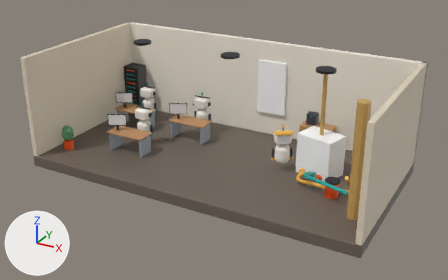
Renders of the glTF model src/assets/levels/agents.glb from each side of a commit.
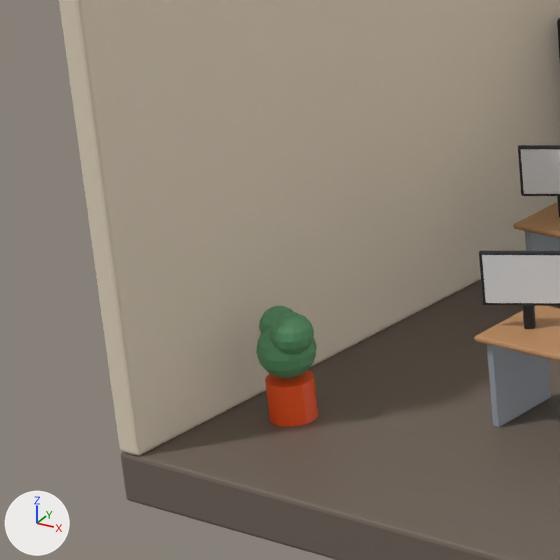
Old and new are each drawn whole from a 50 mm camera at (9.6, -17.28, 9.38) aimed at (0.23, -0.25, 0.87) and again close up on the part from 2% to 28% of the width and 22% to 64% of the height. Lighting does not change. The marker at lower left points along +X, +Y and +Z. The first two pictures are the older version. Where no turn or scale is listed for an object, it has been applied to the vertices. Vertices at exactly the same position are counted once.

The older version as bpy lines, for what is in view:
```python
me_screens = bpy.data.meshes.new('screens')
me_screens.from_pydata(...)  # 16 vertices, 8 faces; spans x -3.39..2.84, y -2.48..1.52, z -0.93..0.93
me_static = bpy.data.meshes.new('static')
me_static.from_pydata(...)  # 2852 vertices, 5548 faces; spans x -6.0..6.0, y -3.0..3.0, z -2.02..2.02
me_static.materials.append(mat_defaultmaterial)
ob_screens = bpy.data.objects.new('screens', me_screens)
ob_screens.location = (-1.755, 1.27, 1.872)
ob_static = bpy.data.objects.new('static', me_static)
ob_static.location = (0.0, 0.0, 1.615)
```
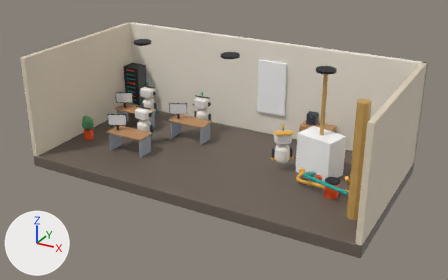
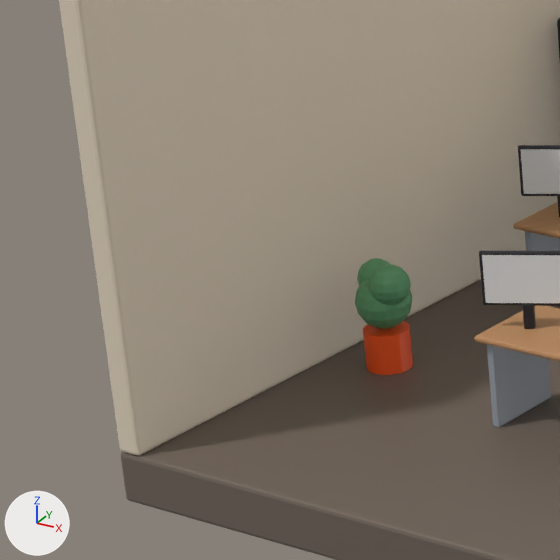
The edits, one by one:
me_static has 2852 vertices, 5548 faces and spans x -6.0..6.0, y -3.0..3.0, z -2.02..2.02.
me_static is used by ob_static; location (0.0, 0.0, 1.615).
me_static part 1: the loose piece of 114 vertices spanning x -5.55..-5.25, y -1.99..-1.69, z -1.06..-0.76 is moved by (0.0, 1.1, 0.0).
me_static part 2: the loose piece of 114 vertices spanning x -5.52..-5.08, y -2.12..-1.68, z -1.28..-0.85 is moved by (0.0, 1.1, 0.0).
me_static part 3: the loose piece of 40 vertices spanning x -5.48..-5.12, y -2.08..-1.72, z -1.62..-1.29 is moved by (0.0, 1.1, 0.0).
me_static part 4: 114 of 2852 vertices moved; they spanned x -5.34..-5.02, y -2.11..-1.79, z -1.05..-0.73 and now span x -5.34..-4.6, y -1.01..1.12, z -1.05..-0.27; mean shift (0.0, 1.42, 0.07); largest move (-5.07, -2.06, -0.9) -> (-4.6, 1.12, -0.27).
me_static part 5: 46 of 2852 vertices moved; they spanned x -5.18..-4.58, y 0.78..1.12, z -0.7..-0.27 and now span x -5.17..-4.58, y -1.0..1.12, z -0.96..-0.27; mean shift (0.0, -0.78, -0.18); largest move (-4.61, 1.12, -0.28) -> (-5.08, -0.95, -0.96).
me_static part 6: 7 kept faces spanning x -5.18..-5.02, y -0.99..0.81, z -0.96..-0.27 get new vertex colours; the middle colour goes from black #1c1c22 to green #5f9e6e.

Location of each change, [x1, y1, x2, y2] in pixels of the close-ups (560 x 560 px; the box of a moved part takes in the faces that stretch with it):
part 1 of me_static, moved or reshaped: before [259, 306, 294, 334]; after [357, 258, 390, 286]
part 2 of me_static, moved or reshaped: before [256, 327, 317, 379]; after [355, 279, 412, 329]
part 3 of me_static, moved or reshaped: before [265, 370, 318, 427]; after [363, 321, 413, 375]
part 4 of me_static, moved or reshaped: before [270, 312, 314, 355]; after [369, 157, 521, 305]
part 5 of me_static, moved or reshaped: before [518, 145, 560, 196]; after [376, 145, 560, 304]
part 6 of me_static, recoloured: before [302, 328, 314, 345]; after [384, 285, 410, 295]
